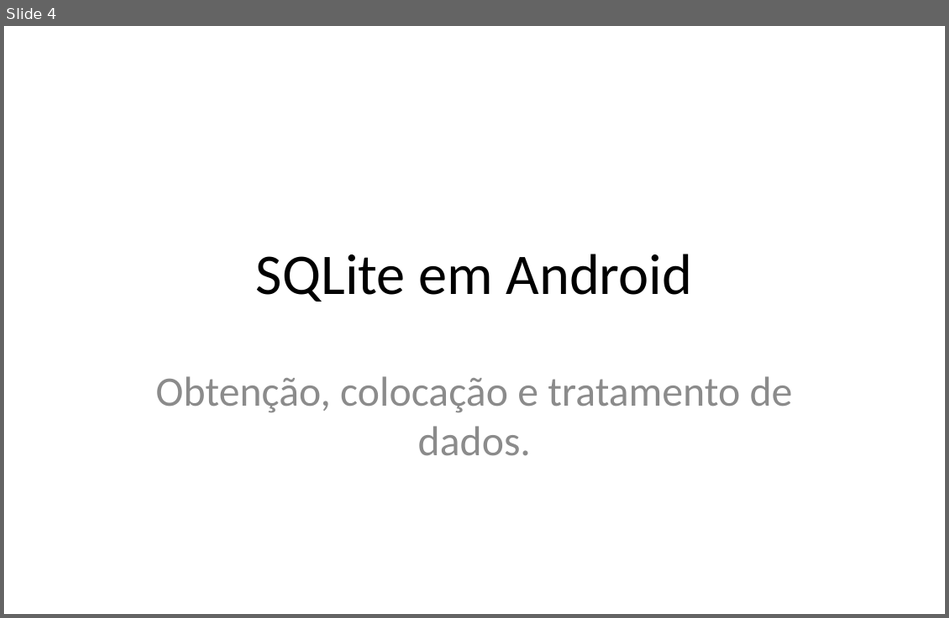
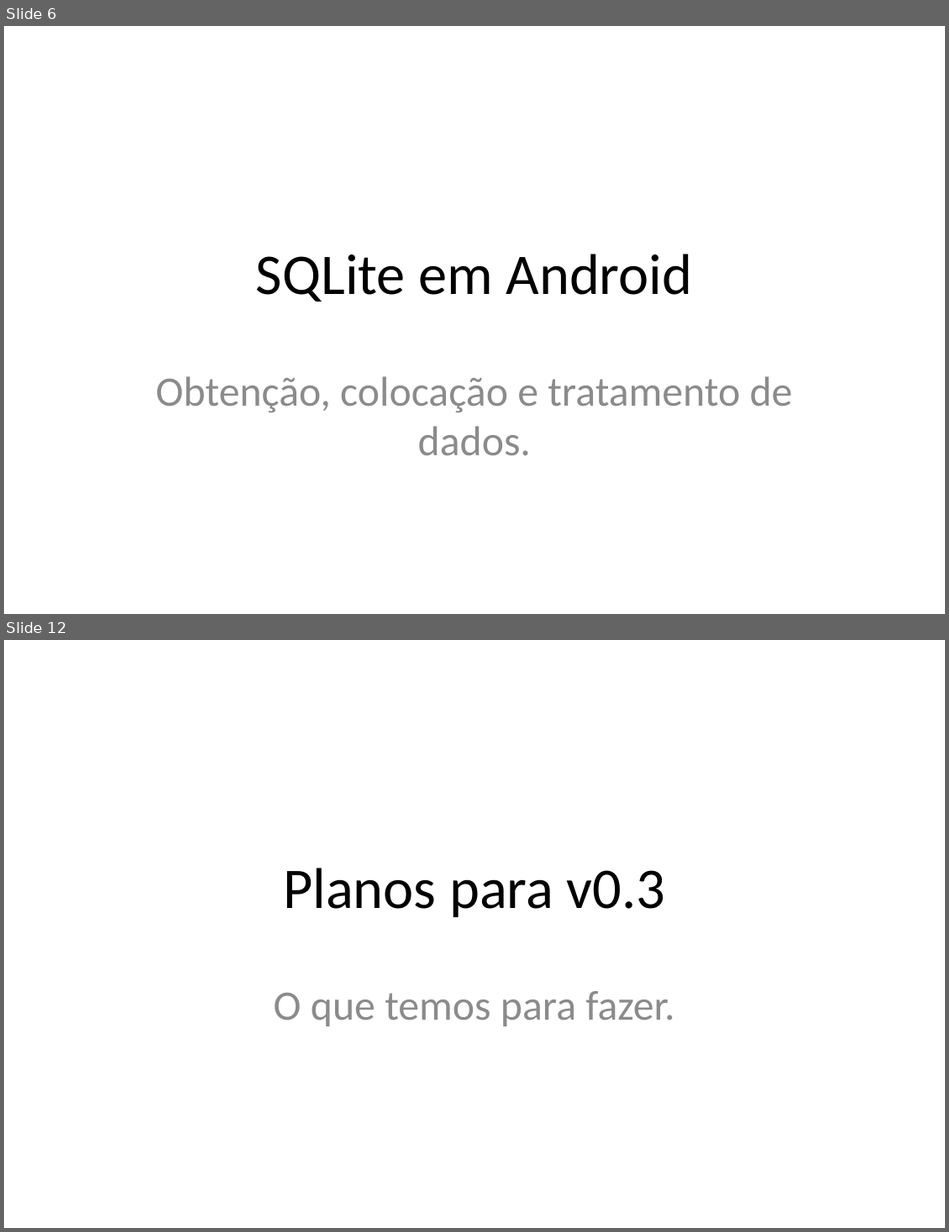
Before and after one commit to iptomar/letrinhas_si, a slide deck: Apresentacoes/v02.pptx. Shown one above the other, each under a label of ours: slide 4 before the commit, slides 6 and 12 after it; the slides between them are not shown. The pictures are 949x618 and 949x1232 pixels, drawn with LibreOffice and Linux fonts; fonts in the diff are those of the drawing; background and template pictures are left out. Boxes give left, top, right and bottom in pixels: in the first picture for what was removed or moved away, otherwise in the second. Text is boxed around its words. In the diff, an @@ line names an element or a change of style, - is before the commit and + after.

```diff
--- a/Apresentacoes/v02.pptx
+++ b/Apresentacoes/v02.pptx
@@ slide 12 added at [4, 640, 945, 1228], background #FFFFFF @@
@@ title added at [283, 868, 665, 917], 44 pt, text #000000 @@
+Planos para v0.3
@@ subtitle added at [274, 991, 674, 1026], 32 pt, text #8C8C8C @@
+O que temos para fazer.
@@ what was slide 4 is now slide 6 @@
```
Also in this commit, not shown: 2 slides changed, 10 other slides added.
